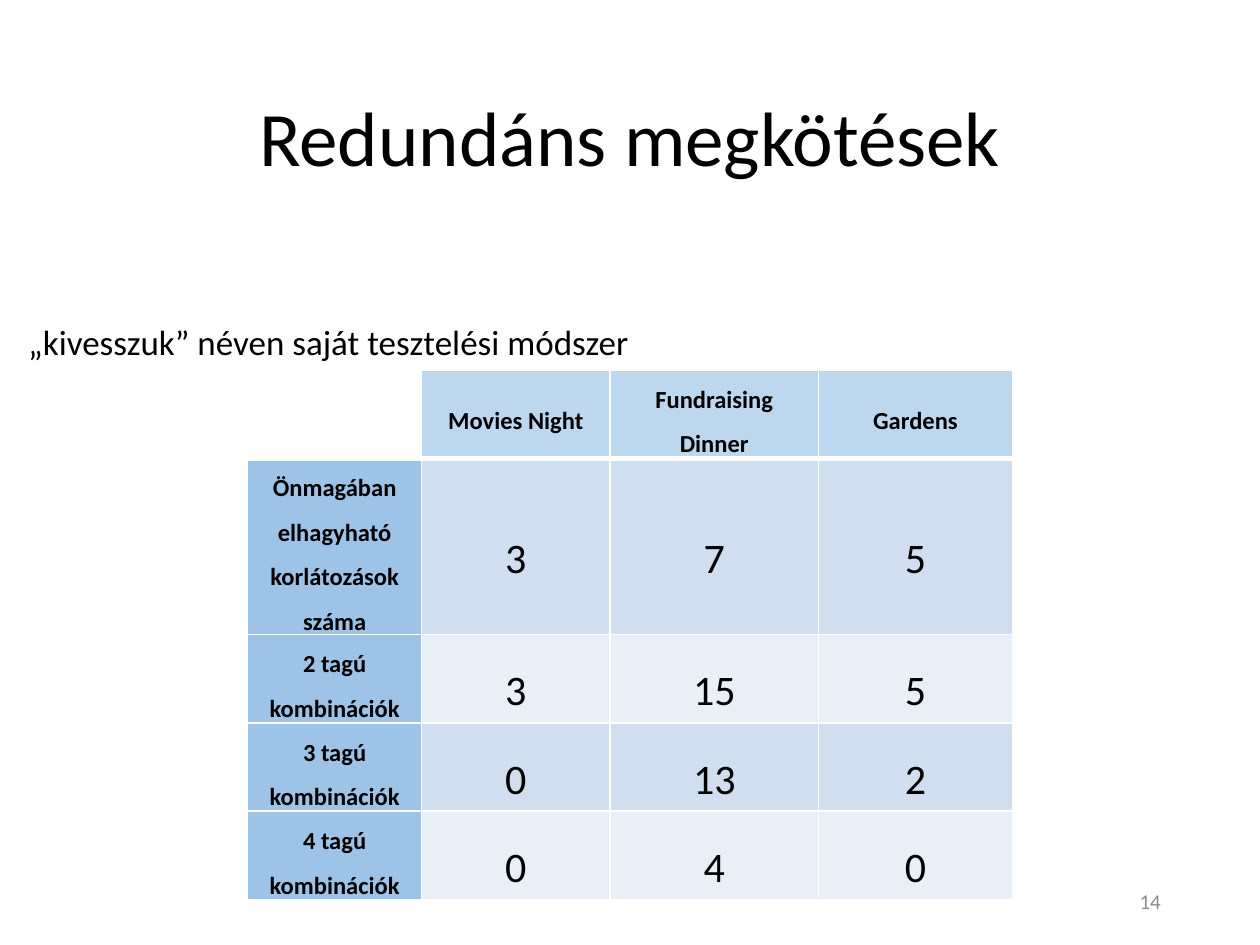
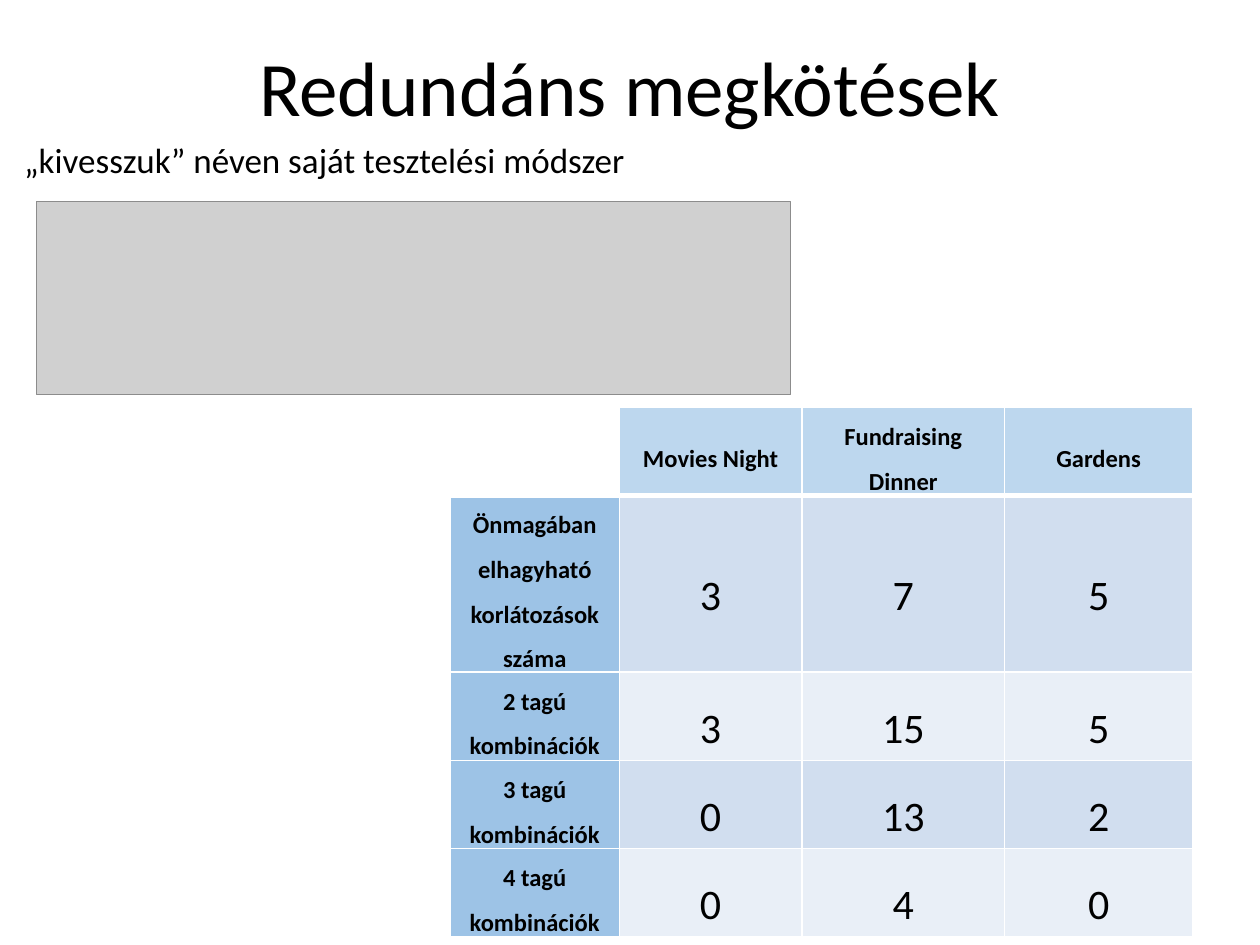
Before and after one commit to Teaching-projects/SZE-Peku221b, a slide deck: slide 14 of CP_Dolgozat/Előadás/Logikai feladványok megoldása korlátprogramozással.pptx. Drawn at 1260x945 pixels with LibreOffice and Linux fonts; fonts in the diff are those of the drawing; grey boxes stand for pictures. Boxes give left, top, right and bottom in pixels: in the first picture for what was removed or moved away, otherwise in the second. Text is boxed around its words. In the diff, an @@ line names an element or a change of style, - is before the commit and + after.

Commit message:
"kivesszuk" kód az előadásban

```diff
--- a/CP_Dolgozat/Előadás/Logikai feladványok megoldása korlátprogramozással.pptx
+++ b/CP_Dolgozat/Előadás/Logikai feladványok megoldása korlátprogramozással.pptx
@@ title "Redundáns megkötések" moved from (x1=259, y1=112, x2=1000, y2=180) to (x1=259, y1=62, x2=1000, y2=130) @@
@@ text "„kivesszuk” néven saját tesztelési módszer" moved from (x1=28, y1=330, x2=628, y2=361) to (x1=24, y1=148, x2=624, y2=179) @@
@@ picture added at (x1=37, y1=202, x2=790, y2=394) @@
@@ table resized from (x1=247, y1=370, x2=1012, y2=904) to (x1=450, y1=407, x2=1192, y2=941) @@
@@ page number removed at (x1=1140, y1=895, x2=1161, y2=909) @@
-14
```
